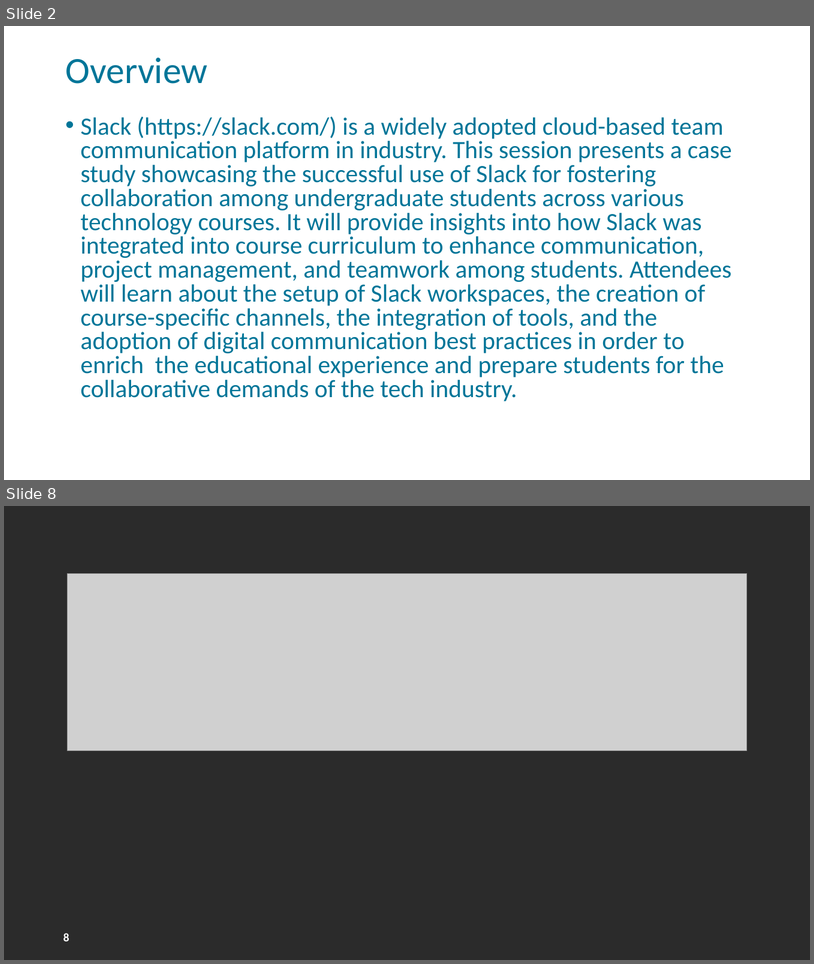
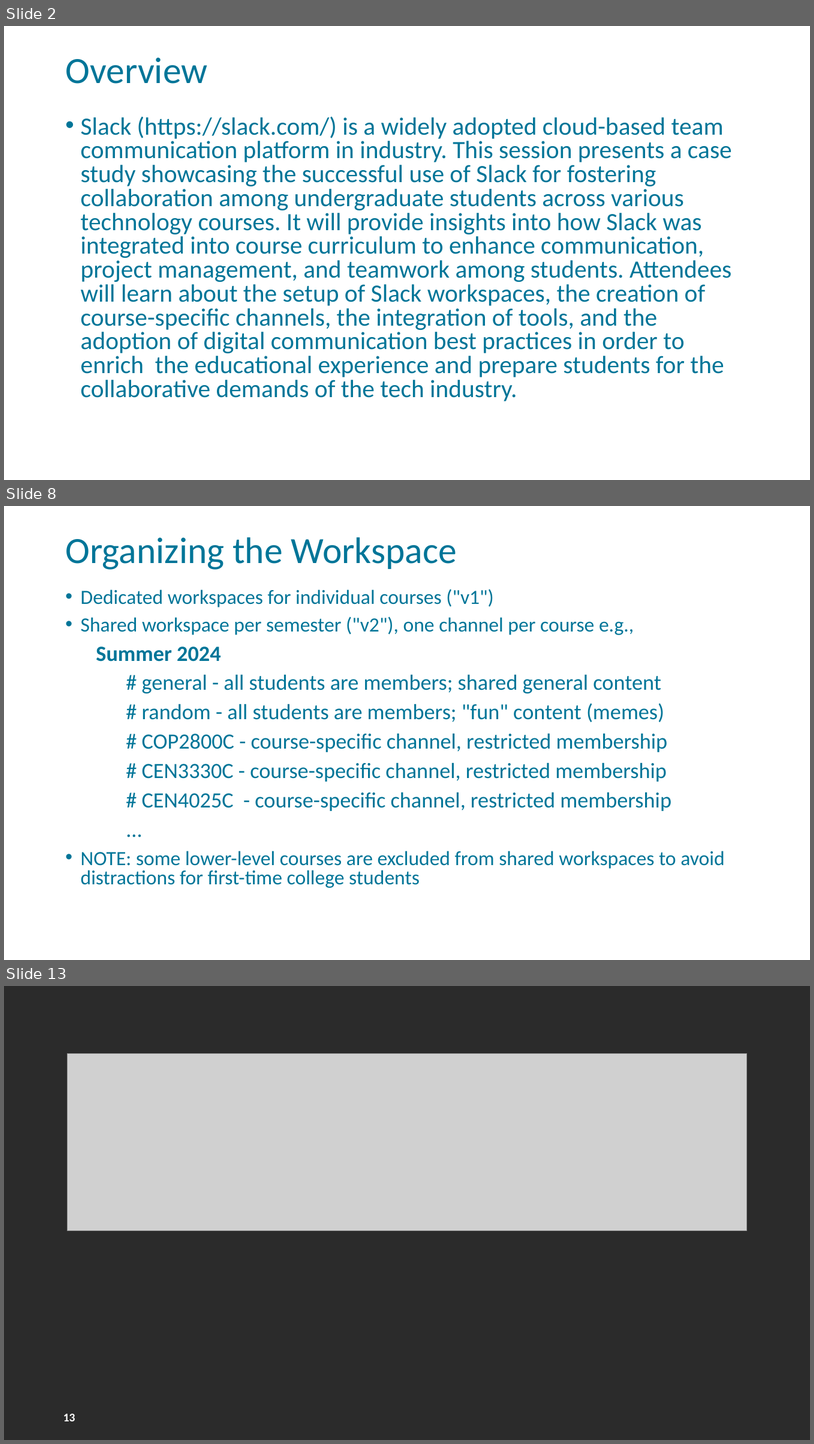
Before and after one commit to FSCJ-FacultyDev/HITEC2024, a slide deck: LeveragingSlackForStudentCollaboration.pptx. Shown one above the other, each under a label of ours: slides 2 and 8 before the commit, slides 2, 8 and 13 after it; the slides between them are not shown. The pictures are 814x964 and 814x1444 pixels, drawn with LibreOffice and Linux fonts; fonts in the diff are those of the drawing; grey boxes stand for pictures; background and template pictures are left out; a plain dark background stands for a picture behind light text. Boxes give left, top, right and bottom in pixels: in the first picture for what was removed or moved away, otherwise in the second. Text is boxed around its words. In the diff, an @@ line names an element or a change of style, - is before the commit and + after.

```diff
--- a/LeveragingSlackForStudentCollaboration.pptx
+++ b/LeveragingSlackForStudentCollaboration.pptx
@@ slide 8 added at bbox=[4, 506, 810, 960], background picture (left out); not listed: 1 template element that a slide beside it also shows @@
@@ title added at bbox=[65, 537, 457, 570], 44 pt, text #007598 @@
+Organizing the Workspace
@@ text added at bbox=[81, 589, 725, 888], 25.9 pt, text #007598 @@
+• Dedicated workspaces for individual courses ("v1")
+• Shared workspace per semester ("v2"), one channel per course e.g.,
+Summer 2024
+# general - all students are members; shared general content
+# random - all students are members; "fun" content (memes)
+# COP2800C - course-specific channel, restricted membership
+# CEN3330C - course-specific channel, restricted membership
+# CEN4025C - course-specific channel, restricted membership
+...
+• NOTE: some lower-level courses are excluded from shared workspaces to avoid distractions for first-time college students
@@ what was slide 8 is now slide 13 @@
@@ page number at bbox=[63, 1413, 75, 1421]: text changed @@
-8
+13
```
Also in this commit, not shown: 6 slides changed, 4 other slides added.
